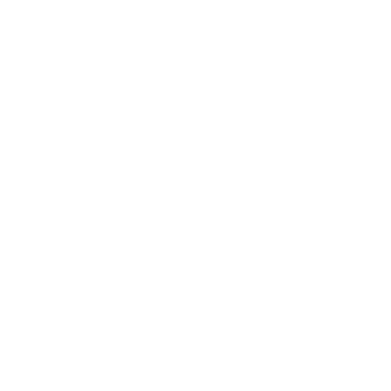
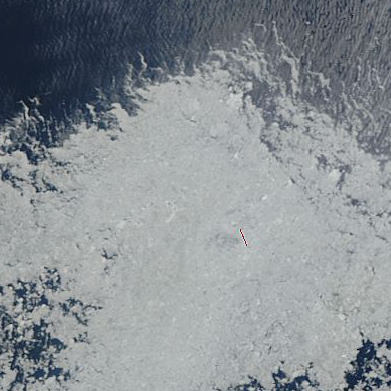
Layered file, before and after one edit (391px x 391px). Changes by layer:
added layer "223_chukchi-east_siberian_sea_100km_20140808.terra.truecolor.250m" above "landfast ice" over (0, 0, 391, 391)
